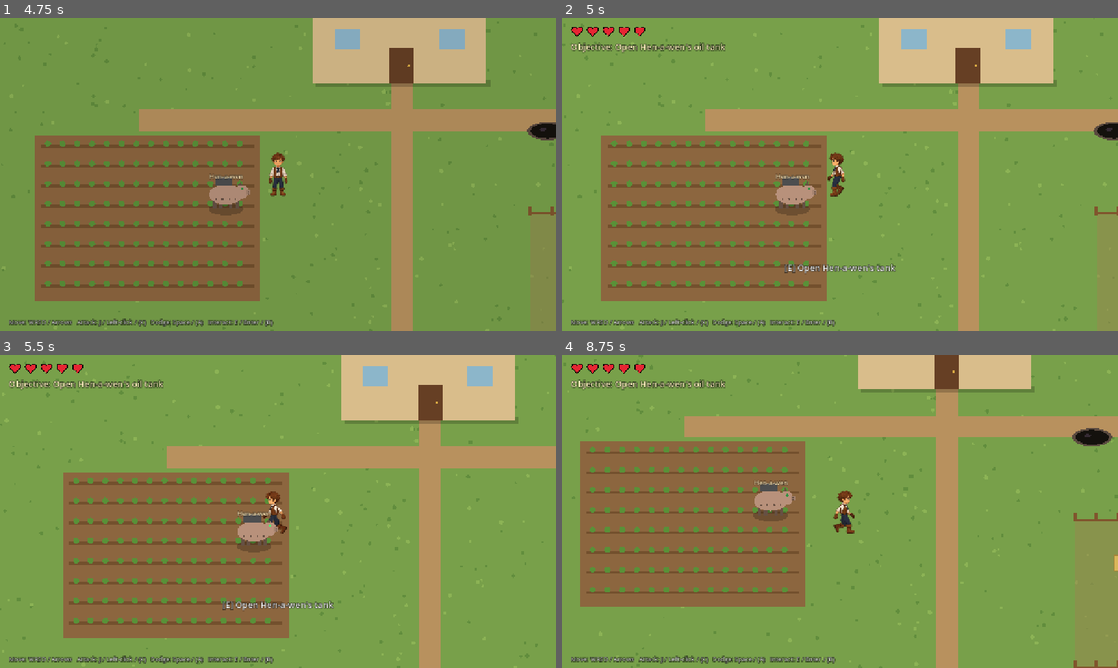
Above: before the commit, frames 1-4 (two rows, left to right).
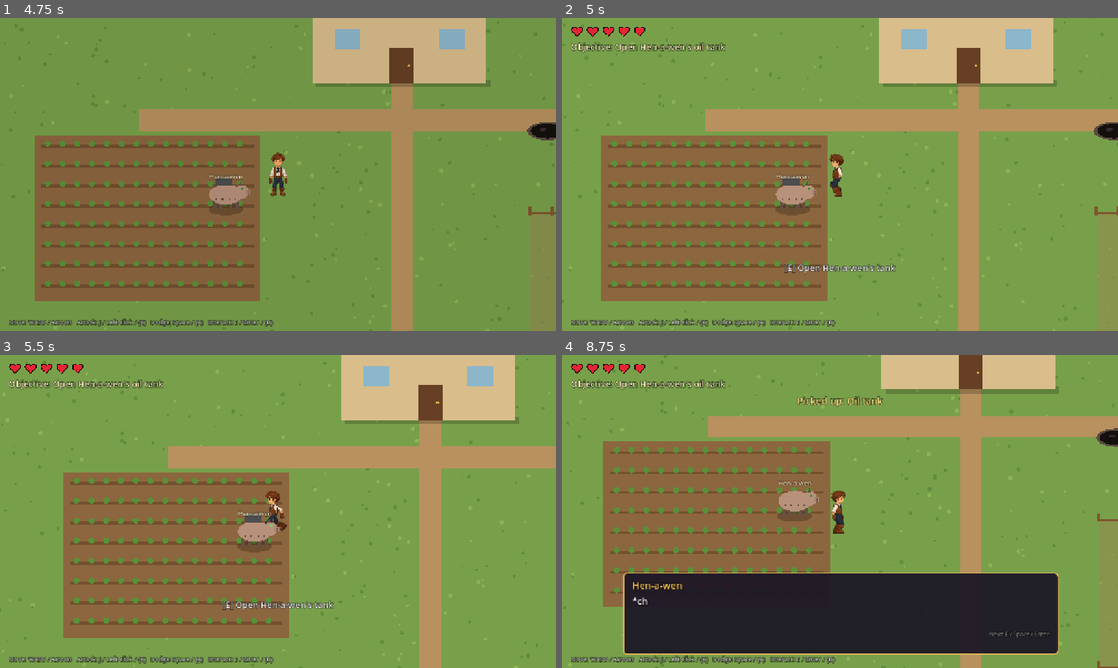
Above: after the commit, the same moments.

Repository: Grabthar21/galactic-adventure
Game: Godot game, scene res://main.tscn
Same seed, same stepped clock (60 frames per second), same inputs: the game is played once before the commit and once after it.
Inputs (mouse positions are in pixels of both pictures, inside the frame that each line leads up to):
- Up to frame 1 (4.75 s): click "Begin" at 0.5 s; tap Enter at 1.25, 2.75, 3.6 s; move the mouse to (400, 158) at 1.27 s; hold D (move_right) 1.28-2.03 s; hold J (attack) 1.28-2.03 s; click (400, 158) at 1.42 s; tap Space (dodge) at 2, 2.1 s; move the mouse to (166, 190) at 2.02 s; hold S (move_down) 2.03-2.78 s; move the mouse to (333, 105) at 2.77 s; hold D (move_right) 2.78-3.53 s; hold E (interact) 2.78-3.53 s; move the mouse to (250, 237) at 3.52 s; hold W (move_up) 3.53-4.28 s; click (250, 237) at 3.67 s; move the mouse to (444, 221) at 4.27 s; hold A (move_left) from 4.28 s (still down); tap Keypad Enter at 4.35 s
- Up to frame 2 (5 s): keep holding A (move_left)
- Up to frame 3 (5.5 s): keep holding A (move_left); move the mouse to (111, 464) at 5.02 s; tap J (attack) at 5.1 s
- Up to frame 4 (8.75 s): move the mouse to (867, 511) at 5.77 s; release A (move_left) at 5.78 s; hold S (move_down) 5.78-6.53 s; hold Space (dodge) 5.78-6.53 s; click (867, 511) at 5.92 s; move the mouse to (756, 433) at 6.52 s; hold D (move_right) 6.53-7.28 s; tap E (interact) at 6.6 s; move the mouse to (962, 495) at 7.27 s; hold W (move_up) 7.28-8.03 s; tap Enter at 7.35 s; move the mouse to (728, 527) at 8.02 s; hold D (move_right) from 8.03 s (still down); tap Keypad Enter at 8.1 s; click (728, 527) at 8.17 s

Frame 1 is identical in both runs. In frame 2, 0.4% of the frame differs, in the area x 8-100%, y 9-91%; in frame 3, 0.9%; in frame 4, 36%, in the area x 3-100%, y 0-100%.

Commit message:
Drive Arthur's walk from motion traced off the reference
- tools/ref_walk_tracking.json: foot path, foot lift, fist path and head bob read
  from all 10 frames of the reference walk
- feet follow the traced path (steady stance push, high passing lift) via 2-bone IK;
  hip height follows the traced bob but never over-stretches a planted leg
- arms: both are full layers attached at the shoulder (fixes the far arm coming
  apart); fist follows the traced path with elbow-back IK, nearly straight trailing
  and ~80 deg bent leading (fixes the floppy near hand)
- far arm's backswing kept mostly behind the torso; torso filled under both arms
- tiny warp specks removed; standing side pose regenerated from the same rig
- SPEED 119 px/s to match the traced stride at 20 fps
Tests 18/18 on a clean checkout; rebuild reproduces art pixel-for-pixel.

Co-Authored-By: Claude Opus 5.5 <noreply@anthropic.com>
Claude-Session: https://claude.ai/code/session_01BTTj8a1B5QVYLgtfGJQMDk

Diff:
--- a/scripts/player.gd
+++ b/scripts/player.gd
@@ -4,7 +4,7 @@
 signal hp_changed(hp: int, max_hp: int)
 signal died
 
-const SPEED := 116.0           # matched to the side-walk stride so the planted foot doesn't slide
+const SPEED := 119.0           # matched to the traced stride (95 cell px per 0.6 s cycle) so the planted foot does not slide
 const SIDE_WALK_FPS := 20.0
 const ROLL_DIST := 105.0      # about one character height at gameplay scale
 const ROLL_TIME := 0.32
--- a/tools/arthur_rig.json
+++ b/tools/arthur_rig.json
@@ -31,8 +31,8 @@
    256
   ],
   "far_shoulder": [
-   119,
-   110
+   121,
+   112
   ],
   "far_elbow": [
    128,
@@ -64,24 +64,36 @@
  ],
  "far_arm_poly": [
   [
-   118,
-   146
+   110,
+   112
   ],
   [
-   180,
-   146
+   136,
+   108
   ],
   [
-   180,
+   148,
+   138
+  ],
+  [
+   168,
+   148
+  ],
+  [
+   168,
    200
   ],
   [
-   126,
+   124,
    200
   ],
   [
-   121,
-   162
+   118,
+   165
+  ],
+  [
+   110,
+   140
   ]
  ],
  "near_arm_poly": [
@@ -155,5 +167,7 @@
    160
   ]
  ],
- "far_foot_raise": 1.0
+ "far_foot_raise": 1.0,
+ "reference": "ref_walk_tracking.json",
+ "ref_arm_len": 7.4
 }
--- /dev/null
+++ b/tools/arthur_stand_rig.json
@@ -0,0 +1,195 @@
+{
+ "name": "arthur_stand",
+ "src": "source_art/side0.png",
+ "joints": {
+  "head": [
+   112,
+   60
+  ],
+  "far_hip": [
+   90,
+   170
+  ],
+  "far_knee": [
+   68,
+   211
+  ],
+  "far_ankle": [
+   58,
+   249
+  ],
+  "near_hip": [
+   110,
+   170
+  ],
+  "near_knee": [
+   124,
+   229
+  ],
+  "near_ankle": [
+   138,
+   256
+  ],
+  "far_shoulder": [
+   121,
+   112
+  ],
+  "far_elbow": [
+   128,
+   147
+  ],
+  "near_shoulder": [
+   79,
+   102
+  ],
+  "near_elbow": [
+   67,
+   145
+  ],
+  "near_hand": [
+   54,
+   188
+  ],
+  "far_hand": [
+   146,
+   182
+  ]
+ },
+ "crotch_x": 99,
+ "crotch_y": 199,
+ "leg_top": 166,
+ "band_x": [
+  40,
+  132
+ ],
+ "far_arm_poly": [
+  [
+   110,
+   112
+  ],
+  [
+   136,
+   108
+  ],
+  [
+   148,
+   138
+  ],
+  [
+   168,
+   148
+  ],
+  [
+   168,
+   200
+  ],
+  [
+   124,
+   200
+  ],
+  [
+   118,
+   165
+  ],
+  [
+   110,
+   140
+  ]
+ ],
+ "near_arm_poly": [
+  [
+   30,
+   96
+  ],
+  [
+   80,
+   96
+  ],
+  [
+   80,
+   150
+  ],
+  [
+   76,
+   160
+  ],
+  [
+   74,
+   200
+  ],
+  [
+   30,
+   200
+  ]
+ ],
+ "torso_poly": [
+  [
+   80,
+   96
+  ],
+  [
+   126,
+   96
+  ],
+  [
+   126,
+   160
+  ],
+  [
+   80,
+   160
+  ]
+ ],
+ "_note": "In this pose the LEFT (rear) arm is the near arm: it overlaps the vest. The right arm is the far arm, partly hidden behind the torso.",
+ "torso_back_fill": [
+  [
+   81,
+   96
+  ],
+  [
+   74,
+   100
+  ],
+  [
+   69,
+   114
+  ],
+  [
+   68,
+   135
+  ],
+  [
+   71,
+   152
+  ],
+  [
+   81,
+   160
+  ]
+ ],
+ "far_foot_raise": 1.0,
+ "reference": "ref_walk_tracking.json",
+ "ref_arm_len": 7.4,
+ "motion": {
+  "frames": 1,
+  "stride": 0.0,
+  "lift": 0.0,
+  "bob": 0.0,
+  "arm_fwd_scale": 0.0,
+  "stance_fwd": 4.0,
+  "reach_back": 0.97,
+  "reach_fwd": 0.97
+ },
+ "sole_keys": [
+  0,
+  0,
+  0,
+  0,
+  0,
+  0,
+  0,
+  0,
+  0,
+  0
+ ]
+}
--- /dev/null
+++ b/tools/ref_walk_tracking.json
@@ -0,0 +1,98 @@
+{
+ "_source": "Ozzbit Games 'male hero' free walk, 10 frames, 128px cells. Read by hand from 14x gridded zooms.",
+ "_frames_start_at": "reference frame 5 = near foot heel strike (front contact)",
+ "units": "reference pixels; hip x = 63, shoulder = (63, 61), ground y = 80, figure height ~37",
+ "near_foot_x_rel_hip": [
+  5,
+  2,
+  -1,
+  -4,
+  -7,
+  -8,
+  -6,
+  -1,
+  3,
+  7
+ ],
+ "near_foot_lift": [
+  0,
+  0,
+  0,
+  0,
+  0,
+  0,
+  3,
+  4,
+  2,
+  0.5
+ ],
+ "near_fist_x_rel_shoulder": [
+  -4,
+  -3,
+  0,
+  5,
+  7,
+  6,
+  3,
+  -2,
+  -4,
+  -4
+ ],
+ "near_fist_y_below_shoulder": [
+  6,
+  7,
+  5,
+  3,
+  2,
+  6,
+  7,
+  8,
+  5,
+  6
+ ],
+ "far_fist_x_rel_shoulder": [
+  5,
+  3,
+  -3,
+  -6,
+  -7,
+  -8,
+  -4,
+  3,
+  5,
+  8
+ ],
+ "far_fist_y_below_shoulder": [
+  6,
+  7,
+  6,
+  5,
+  5,
+  7,
+  6,
+  6,
+  3,
+  2
+ ],
+ "head_top_y": [
+  44,
+  44,
+  42,
+  42,
+  42,
+  44,
+  43,
+  43,
+  42,
+  42
+ ],
+ "notes": [
+  "Stance = 6 of 10 frames (feet planted from contact until toe-off); swing = 4 frames.",
+  "Planted foot slides back about 3 px per frame, evenly: a steady, purposeful push.",
+  "Swing foot lifts high (4 px, ~40% of leg length) right at passing, then reaches forward and drops.",
+  "Fists swing much further FORWARD than back, and rise to chest height in front (elbow bent ~90 deg).",
+  "Fist trailing behind stays low by the hip with the arm nearly straight.",
+  "Body is lowest at contact, rises through passing and stays high until the next contact.",
+  "Frame-4 '0.5' was the heel peeling up while the toe stays planted; it is handled by sole tilt, not by lifting the whole foot."
+ ]
+}
Binary file changed: art/arthur_side_idle.png
Binary file changed: art/arthur_side_walk.png
Not shown, changed: tools/arthur_walk_spec.md
